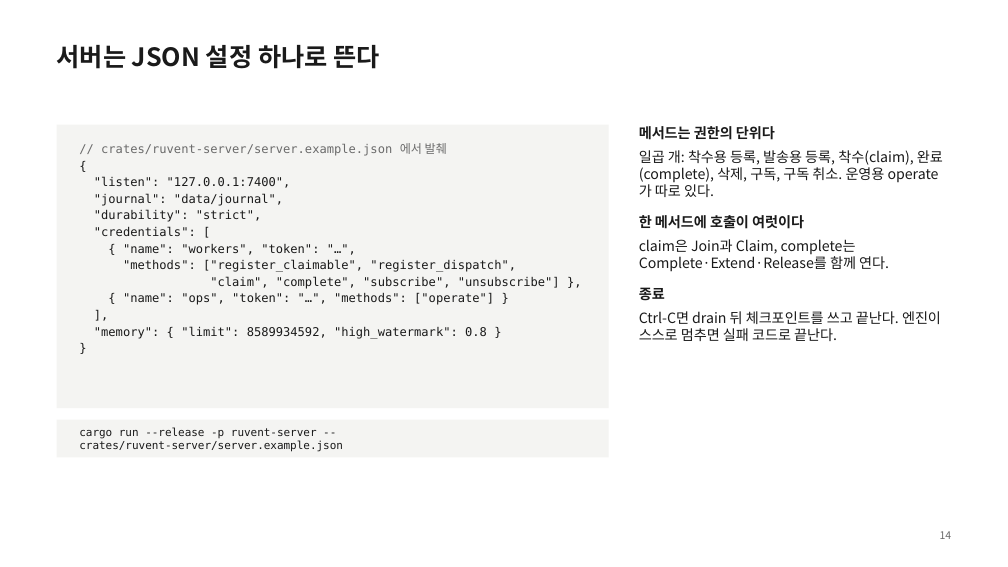
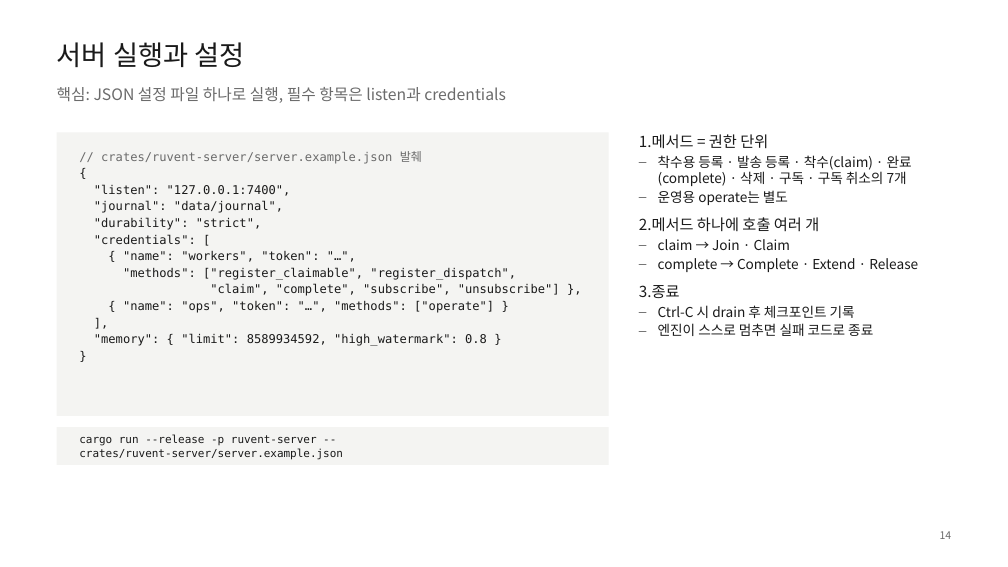
Before and after one commit to hikaMaeng/ruvent, a slide deck: slide 14 of docs/intro/ruvent-intro.pptx. Drawn at 1008x567 pixels with LibreOffice and Linux fonts; fonts in the diff are those of the drawing. Boxes give left, top, right and bottom in pixels: in the first picture for what was removed or moved away, otherwise in the second. Text is boxed around its words. In the diff, an @@ line names an element or a change of style, - is before the commit and + after.

```diff
--- a/docs/intro/ruvent-intro.pptx
+++ b/docs/intro/ruvent-intro.pptx
@@ text at [57, 42, 245, 67]: text changed; size 24 to 26 pt; bold off @@
-서버는 JSON 설정 하나로 뜬다
+서버 실행과 설정
@@ text added at [57, 87, 506, 103], 15 pt, text #6B6B6B @@
+핵심: JSON 설정 파일 하나로 실행, 필수 항목은 listen과 credentials
@@ rectangle "// crates/ruvent-server/server.example.json 발췌": place and size @@
-rectangle "// crates/ruvent-server/server.example.json 발췌" at [57, 125, 609, 408]
+rectangle "// crates/ruvent-server/server.example.json 발췌" at [57, 132, 609, 416]
@@ text at [639, 134, 918, 336]: text changed; size 13.5 to 13 pt @@
-메서드는 권한의 단위다
-일곱 개: 착수용 등록, 발송용 등록, 착수(claim), 완료(complete), 삭제, 구독, 구독 취소. 운영용 operate가 따로 있다.
-한 메서드에 호출이 여럿이다
-claim은 Join과 Claim, complete는 Complete·Extend·Release를 함께 연다.
-종료
-Ctrl-C면 drain 뒤 체크포인트를 쓰고 끝난다. 엔진이 스스로 멈추면 실패 코드로 끝난다.
+1.메서드 = 권한 단위
+– 착수용 등록 · 발송 등록 · 착수(claim) · 완료(complete) · 삭제 · 구독 · 구독 취소의 7개
+– 운영용 operate는 별도
+2.메서드 하나에 호출 여러 개
+– claim → Join · Claim
+– complete → Complete · Extend · Release
+3.종료
+– Ctrl-C 시 drain 후 체크포인트 기록
+– 엔진이 스스로 멈추면 실패 코드로 종료
@@ text in rectangle at [101, 151, 422, 164]: text changed @@
-// crates/ruvent-server/server.example.json 에서 발췌
+// crates/ruvent-server/server.example.json 발췌
@@ rectangle "cargo run --release -p ruvent-server ...": place and size @@
-rectangle "cargo run --release -p ruvent-server ..." at [57, 420, 609, 457]
+rectangle "cargo run --release -p ruvent-server ..." at [57, 427, 609, 465]
```
Also in this commit, not shown: 17 other slides changed, 2 other files.
